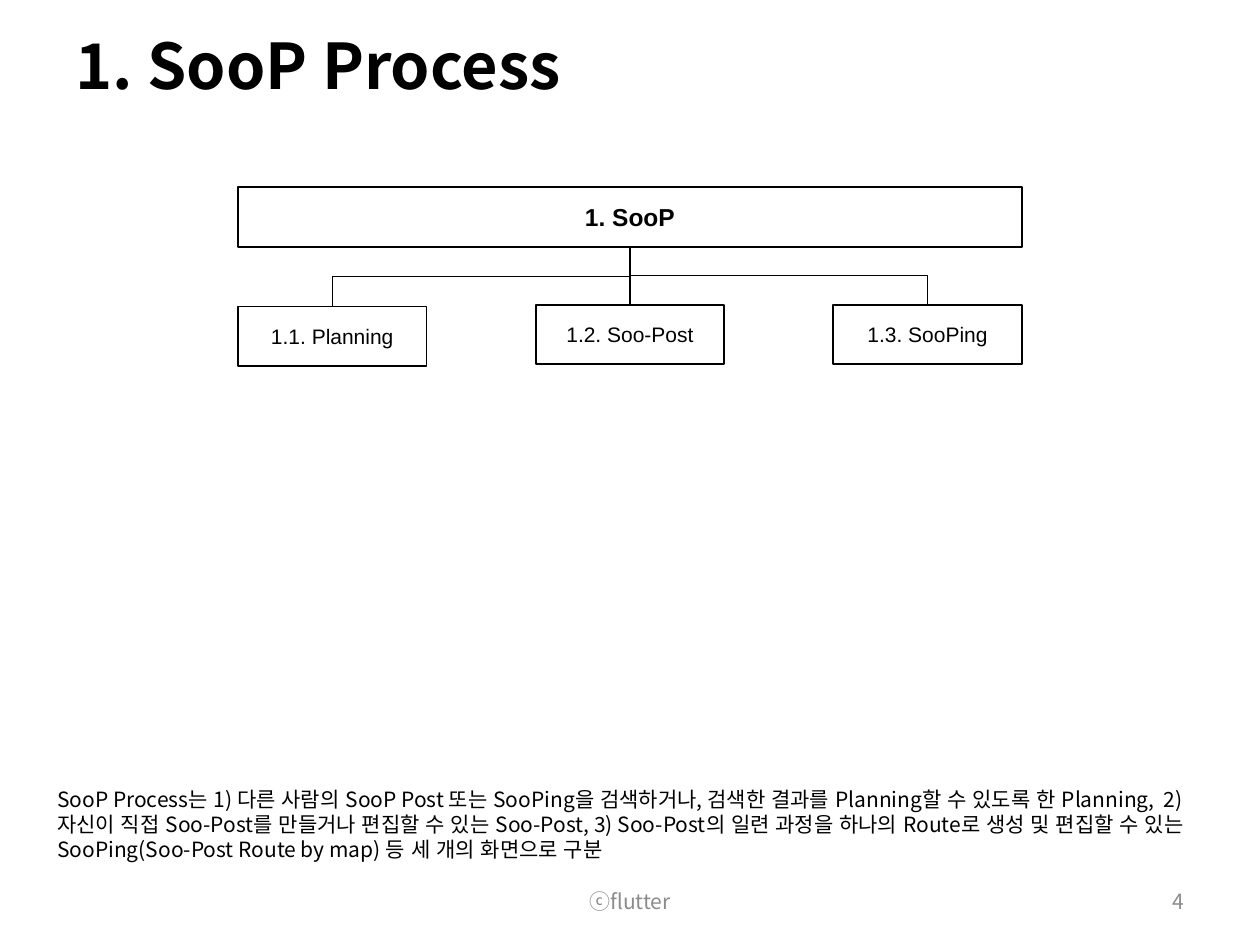
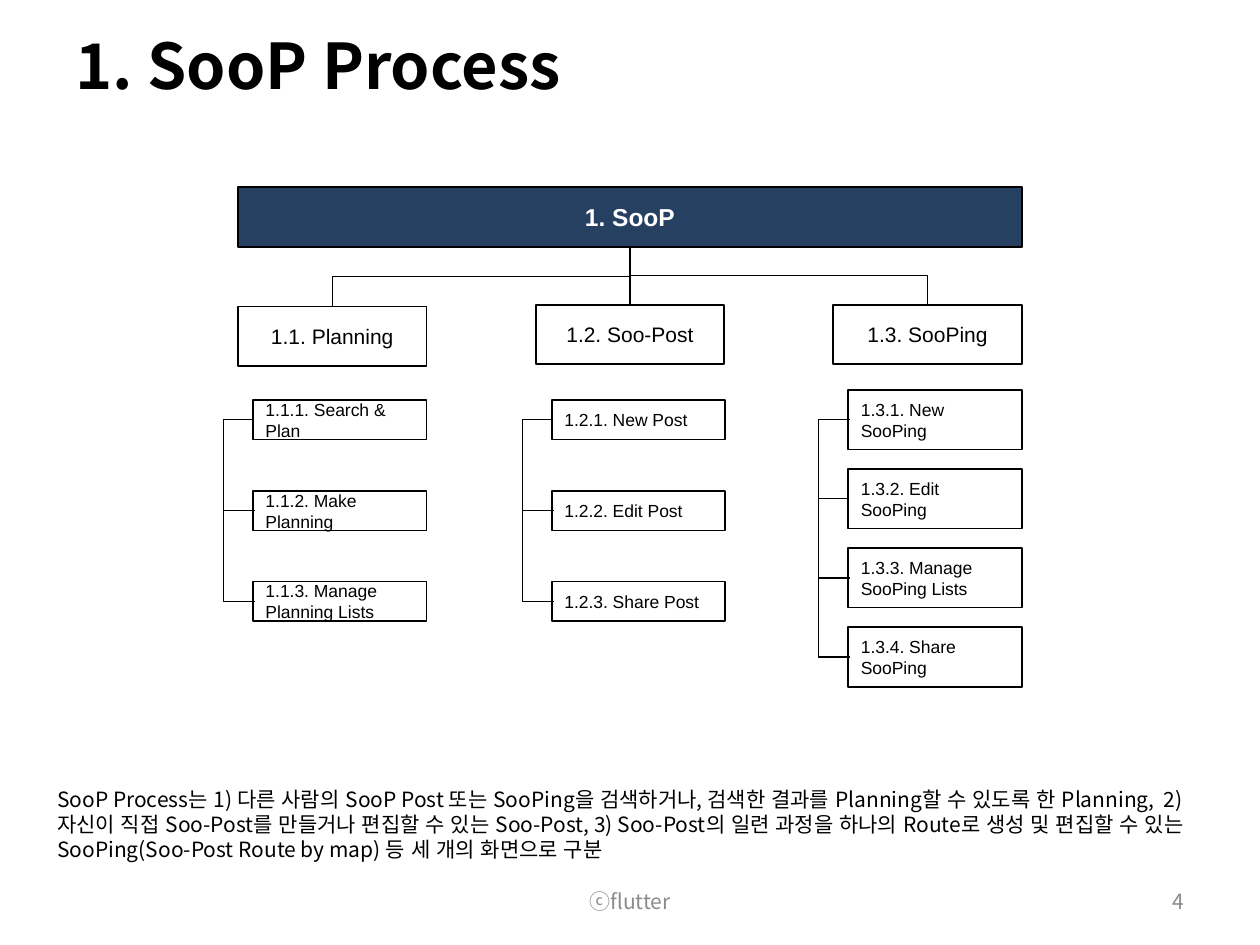
Before and after one commit to wooramc/soop_rep, a slide deck: slide 4 of flutter_process.pptx. Drawn at 1260x945 pixels with LibreOffice and Linux fonts; fonts in the diff are those of the drawing. Boxes give left, top, right and bottom in pixels: in the first picture for what was removed or moved away, otherwise in the second. Text is boxed around its words. In the diff, an @@ line names an element or a change of style, - is before the commit and + after.

Commit message:
process_hyperlink

```diff
--- a/flutter_process.pptx
+++ b/flutter_process.pptx
@@ rectangle "1. SooP" at (238, 188, 1022, 247): text colour #000000 to #FFFFFF; fill none to #254061 @@
@@ rectangle added at (253, 399, 427, 438), outline #000000 1 pt, 10 pt, text #000000 @@
+1.1.1. Search & Plan
@@ rectangle added at (552, 399, 726, 438), outline #000000 1 pt, 10 pt, text #000000 @@
+1.2.1. New Post
@@ rectangle added at (848, 391, 1022, 450), outline #000000 1 pt, 10 pt, text #000000 @@
+1.3.1. New SooPing
@@ elbow line added from (255, 510) to (253, 420), #000000 0.75 pt @@
@@ elbow line added from (553, 510) to (552, 420), #000000 0.75 pt @@
@@ elbow line added from (850, 578) to (848, 420), #000000 0.75 pt @@
@@ elbow line added from (850, 420) to (848, 499), #000000 0.75 pt @@
@@ rectangle added at (848, 469, 1022, 528), outline #000000 1 pt, 10 pt, text #000000 @@
+1.3.2. Edit SooPing
@@ rectangle added at (253, 491, 427, 530), outline #000000 1 pt, 10 pt, text #000000 @@
+1.1.2. Make Planning
@@ rectangle added at (552, 491, 726, 530), outline #000000 1 pt, 10 pt, text #000000 @@
+1.2.2. Edit Post
@@ elbow line added from (255, 601) to (253, 510), #000000 0.75 pt @@
@@ elbow line added from (553, 601) to (552, 510), #000000 0.75 pt @@
@@ rectangle added at (848, 548, 1022, 607), outline #000000 1 pt, 10 pt, text #000000 @@
+1.3.3. Manage SooPing Lists
@@ rectangle added at (253, 582, 427, 621), outline #000000 1 pt, 10 pt, text #000000 @@
+1.1.3. Manage Planning Lists
@@ rectangle added at (552, 582, 726, 621), outline #000000 1 pt, 10 pt, text #000000 @@
+1.2.3. Share Post
@@ elbow line added from (850, 656) to (848, 578), #000000 0.75 pt @@
@@ rectangle added at (848, 627, 1022, 687), outline #000000 1 pt, 10 pt, text #000000 @@
+1.3.4. Share SooPing
```
Also in this commit, not shown: 15 other slides changed, 2 slides added.
